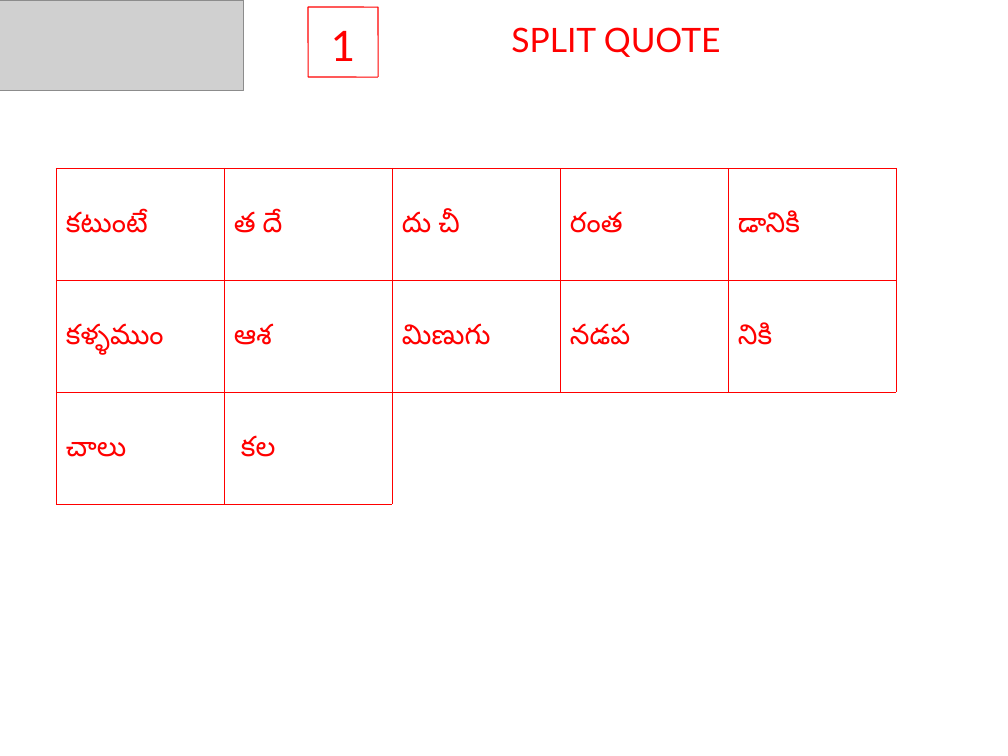
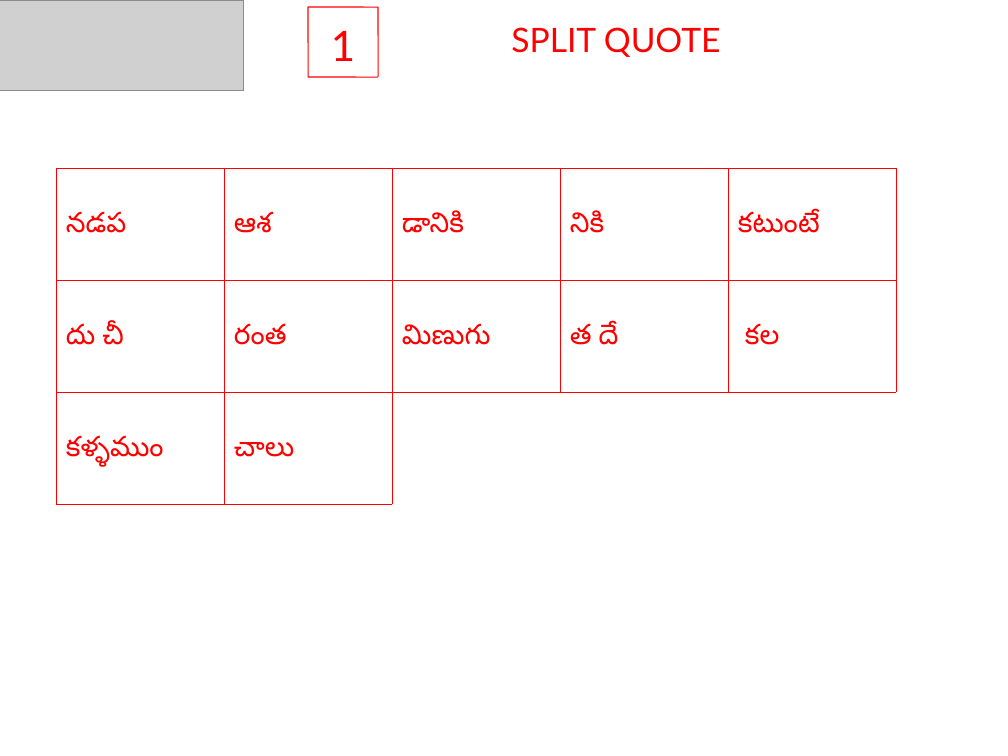
Before and after one commit to sjasthi/auto_quotes_java, a slide deck: slide 1 of Puzzles.ppt. Drawn at 1008x756 pixels with LibreOffice and Linux fonts; fonts in the diff are those of the drawing; grey boxes stand for pictures. Boxes give left, top, right and bottom in pixels: in the first picture for what was removed or moved away, otherwise in the second. Text is boxed around its words. In the diff, an @@ line names an element or a change of style, - is before the commit and + after.

```diff
--- a/Puzzles.ppt
+++ b/Puzzles.ppt
@@ table at (56, 168, 898, 504) @@
-row 1: కటుంటే | త దే | దు చీ | రంత | డానికి
+row 1: నడప | ఆశ | డానికి | నికి | కటుంటే
-row 2: కళ్ళముం | ఆశ | మిణుగు | నడప | నికి
+row 2: దు చీ | రంత | మిణుగు | త దే | కల
-row 3, column 1: చాలు
+row 3, column 1: కళ్ళముం
-row 3, column 2: కల
+row 3, column 2: చాలు
```
Also in this commit, not shown: 4 other slides changed, 7 other files.
